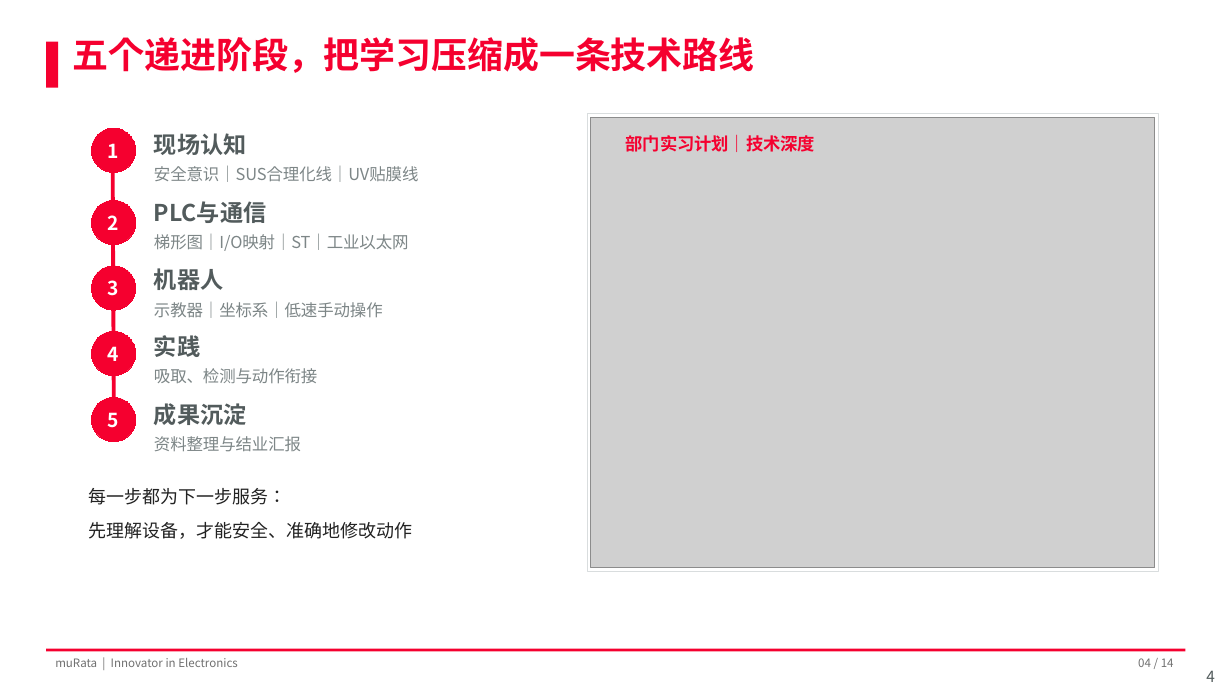
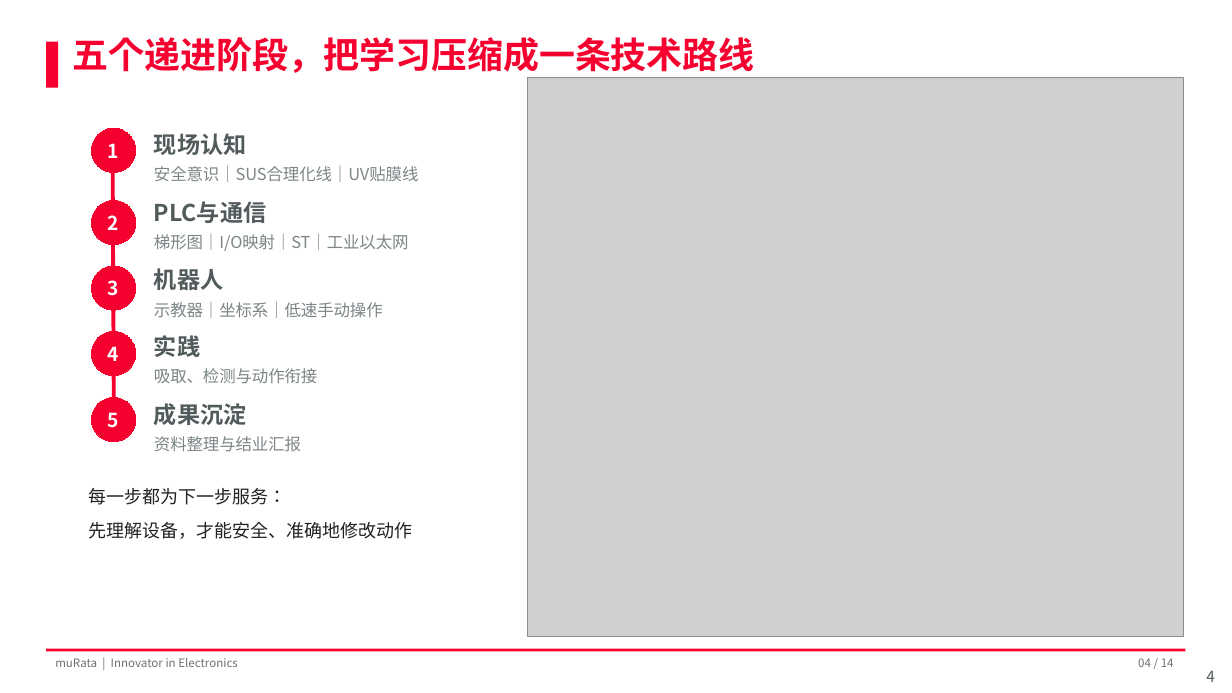
Before and after one commit to Zhang-Bo-glitch/muRata, a slide deck: slide 4 of 结业汇报.pptx. Drawn at 1232x693 pixels with LibreOffice and Linux fonts; fonts in the diff are those of the drawing; grey boxes stand for pictures; background and template pictures are left out. Boxes give left, top, right and bottom in pixels: in the first picture for what was removed or moved away, otherwise in the second. Text is boxed around its words. In the diff, an @@ line names an element or a change of style, - is before the commit and + after.

```diff
--- a/结业汇报.pptx
+++ b/结业汇报.pptx
@@ picture: place and size @@
-picture at [592, 117, 1155, 568]
+picture at [527, 78, 1184, 637]
@@ rectangle removed at [587, 114, 1159, 572] @@
@@ text removed at [626, 135, 816, 152] @@
-部门实习计划｜技术深度
```
Also in this commit, not shown: 2 other slides changed, 3 other files.
